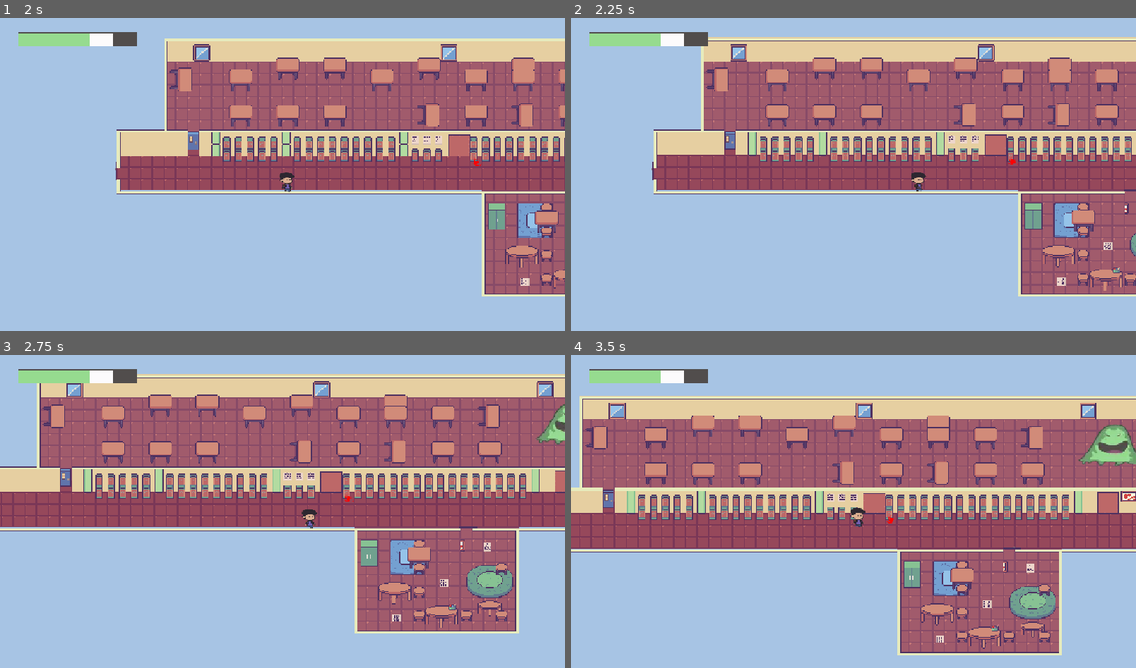
Above: before the commit, frames 1-4 (two rows, left to right).
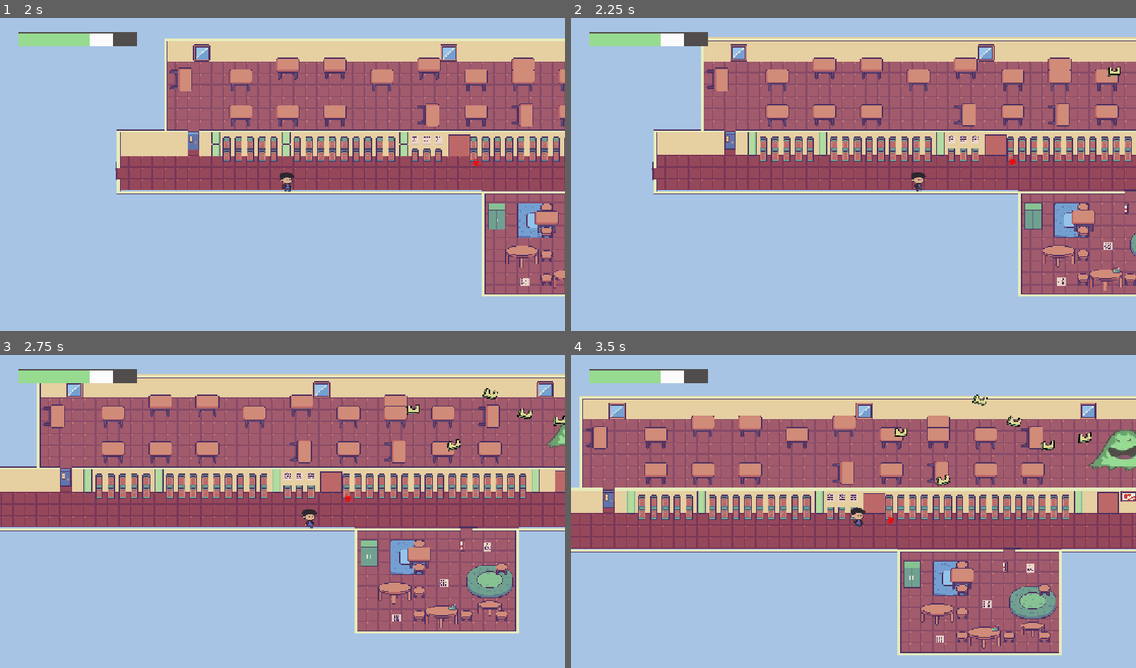
Above: after the commit, the same moments.

Repository: seat-gull/Sunny-Street-Daycare
Game: Godot game, scene res://scenes/game.tscn
The game is run twice, just before and just after one commit, with the same random seed, the same clock (stepped at 60 frames per second) and the same inputs. The engine's default icon, where the game draws it, is replaced by a stand-in: a white triangle on a blue panel in a dark square.
Inputs:
- Up to frame 1 (2 s): tap Enter at 0.5 s; hold D (move_right) 0.53-1.28 s; tap Space (dash) at 0.6 s; hold S (move_down) from 1.28 s (still down); tap E (interact) at 1.35 s
- Up to frame 2 (2.25 s): release S (move_down) at 2.03 s; hold D (move_right) from 2.03 s (still down); tap Space (dash) at 2.1 s
- Up to frame 3 (2.75 s): keep holding D (move_right)
- Up to frame 4 (3.5 s): release D (move_right) at 2.78 s; hold W (move_up) from 2.78 s (still down); tap E (interact) at 2.85 s

Frame 1 is identical in both runs. In frame 2, less than 0.1% of the frame differs, in the area x 94-98%, y 15-19%; in frame 3, 0.6%; in frame 4, 1.3%, in the area x 57-100%, y 12-43%.

Commit message:
blobby shoot

Diff:
--- a/animatable_body_2d.tscn
+++ b/scenes/blobby.tscn
@@ -1,33 +1,34 @@
 [gd_scene format=3 uid="uid://cww536ynjjuww"]
 
-[ext_resource type="Texture2D" uid="uid://dvft42hocxnya" path="res://assets/bloby idle & ded.webp" id="1_s2ghs"]
+[ext_resource type="Script" uid="uid://pyknw4nh7lnl" path="res://scripts/blobby.gd" id="1_oiati"]
+[ext_resource type="Texture2D" uid="uid://dvft42hocxnya" path="res://assets/bloby idle & ded.webp" id="2_nwil0"]
 
 [sub_resource type="AtlasTexture" id="AtlasTexture_v7f7r"]
-atlas = ExtResource("1_s2ghs")
+atlas = ExtResource("2_nwil0")
 region = Rect2(0, 74, 102, 74)
 
 [sub_resource type="AtlasTexture" id="AtlasTexture_qosj7"]
-atlas = ExtResource("1_s2ghs")
+atlas = ExtResource("2_nwil0")
 region = Rect2(102, 74, 102, 74)
 
 [sub_resource type="AtlasTexture" id="AtlasTexture_x0tpy"]
-atlas = ExtResource("1_s2ghs")
+atlas = ExtResource("2_nwil0")
 region = Rect2(204, 74, 102, 74)
 
 [sub_resource type="AtlasTexture" id="AtlasTexture_t54ft"]
-atlas = ExtResource("1_s2ghs")
+atlas = ExtResource("2_nwil0")
 region = Rect2(306, 74, 102, 74)
 
 [sub_resource type="AtlasTexture" id="AtlasTexture_3pgvb"]
-atlas = ExtResource("1_s2ghs")
+atlas = ExtResource("2_nwil0")
 region = Rect2(408, 74, 102, 74)
 
 [sub_resource type="AtlasTexture" id="AtlasTexture_igkuh"]
-atlas = ExtResource("1_s2ghs")
+atlas = ExtResource("2_nwil0")
 region = Rect2(0, 0, 102, 74)
 
 [sub_resource type="AtlasTexture" id="AtlasTexture_otwup"]
-atlas = ExtResource("1_s2ghs")
+atlas = ExtResource("2_nwil0")
 region = Rect2(102, 0, 102, 74)
 
 [sub_resource type="SpriteFrames" id="SpriteFrames_1vivr"]
@@ -68,6 +69,7 @@
 radius = 27.0
 
 [node name="blobby" type="AnimatableBody2D" unique_id=1141341022]
+script = ExtResource("1_oiati")
 
 [node name="animation" type="AnimatedSprite2D" parent="." unique_id=467976783]
 sprite_frames = SubResource("SpriteFrames_1vivr")
@@ -78,3 +80,7 @@
 [node name="CollisionShape2D" type="CollisionShape2D" parent="." unique_id=754747847]
 position = Vector2(5, 1)
 shape = SubResource("CircleShape2D_1vivr")
+
+[node name="ShootTimer" type="Timer" parent="." unique_id=1963709608]
+
+[connection signal="timeout" from="ShootTimer" to="." method="_on_shoot_timer_timeout"]
--- /dev/null
+++ b/scenes/bullet.tscn
@@ -0,0 +1,21 @@
+[gd_scene format=3 uid="uid://csnfvu1x2wnra"]
+
+[ext_resource type="Script" uid="uid://cpnl7rgco84pi" path="res://scripts/bullet.gd" id="1_v8qja"]
+[ext_resource type="Texture2D" uid="uid://dym07snio46m0" path="res://assets/toy blocks.webp" id="2_t4vbm"]
+
+[sub_resource type="AtlasTexture" id="AtlasTexture_xduwj"]
+atlas = ExtResource("2_t4vbm")
+region = Rect2(0, 0, 51.33336, 49)
+
+[node name="Bullet" type="Node2D" unique_id=602451810]
+script = ExtResource("1_v8qja")
+
+[node name="Sprite2D" type="Sprite2D" parent="." unique_id=557075936]
+scale = Vector2(0.4, 0.4)
+texture = SubResource("AtlasTexture_xduwj")
+
+[node name="KillTimer" type="Timer" parent="." unique_id=1340946196]
+wait_time = 10.0
+autostart = true
+
+[connection signal="timeout" from="KillTimer" to="." method="_on_kill_timer_timeout"]
--- a/scenes/game.tscn
+++ b/scenes/game.tscn
@@ -1,11 +1,11 @@
 [gd_scene format=4 uid="uid://cw3ayyv8ksl8n"]
 
 [ext_resource type="PackedScene" uid="uid://bgrwkcyoeatql" path="res://scenes/player.tscn" id="1_uwrxv"]
-[ext_resource type="PackedScene" uid="uid://cww536ynjjuww" path="res://animatable_body_2d.tscn" id="2_lbhrr"]
 [ext_resource type="PackedScene" uid="uid://dwwow6s78ss53" path="res://scenes/textbox.tscn" id="2_yqjtg"]
 [ext_resource type="Texture2D" uid="uid://bhfmsqtq7f57b" path="res://assets/tilesheet.png" id="3_lnu2h"]
 [ext_resource type="Script" uid="uid://bhqi8dnjbtu1y" path="res://scripts/ui.gd" id="5_p57ef"]
 [ext_resource type="PackedScene" uid="uid://chpw1ieoo27vk" path="res://scenes/health_bar.tscn" id="6_u5sy4"]
+[ext_resource type="PackedScene" uid="uid://cww536ynjjuww" path="res://scenes/blobby.tscn" id="7_gee14"]
 [ext_resource type="Script" uid="uid://bacodlv4loo6a" path="res://scripts/doors.gd" id="7_u5sy4"]
 
 [sub_resource type="TileSetAtlasSource" id="TileSetAtlasSource_lbhrr"]
@@ -203,9 +203,6 @@
 tile_map_data = PackedByteArray("AAAIAAUAAQADAAIAAAAJAAUAAQADAAIAAAAKAAUAAQADAAIAAAALAAUAAQADAAIAAAAMAAUAAQADAAIAAAANAA …(6960 unchanged characters)…
 tile_set = SubResource("TileSet_lbhrr")
 
-[node name="blobby" parent="TileMapLayer" unique_id=1141341022 instance=ExtResource("2_lbhrr")]
-position = Vector2(689, 33)
-
 [node name="player" parent="." unique_id=888699418 instance=ExtResource("1_uwrxv")]
 position = Vector2(-82, 140)
 
@@ -241,3 +238,6 @@
 [node name="CollisionShape2D" type="CollisionShape2D" parent="opendoor" unique_id=918836586]
 position = Vector2(0, -1.25)
 shape = SubResource("RectangleShape2D_xduwj")
+
+[node name="blobby" parent="." unique_id=1141341022 instance=ExtResource("7_gee14")]
+position = Vector2(703, 39)
--- /dev/null
+++ b/scripts/blobby.gd
@@ -0,0 +1,36 @@
+extends AnimatableBody2D
+
+const bullet_scene = preload("res://scenes/bullet.tscn")
+
+@onready var shoot_timer = $ShootTimer
+
+@export var shooter_timer_wait_time: float = 0.5
+@export var step_height: float = 20.0
+@export var start_height: float = -30.0
+@export var left_angle_spread: float = 20.0
+
+var height_pattern = [0, 0.5, 1, 1.5, 1, 0.5,0]
+var shot_count: int = 0
+
+@export var bullet_textures: Array[Texture2D] = []
+
+func _ready() -> void:
+	shoot_timer.wait_time = shooter_timer_wait_time
+	shoot_timer.timeout.connect(_on_shoot_timer_timeout)
+	shoot_timer.start()
+
+
+func _on_shoot_timer_timeout() -> void:
+	var bullet = bullet_scene.instantiate()
+	get_tree().current_scene.add_child(bullet)
+
+	var height_step = height_pattern[shot_count]
+	bullet.global_position = global_position + Vector2(0,start_height + height_step * step_height)
+
+	bullet.global_rotation = deg_to_rad(
+		180.0 + randf_range(-left_angle_spread, left_angle_spread))
+
+	if bullet_textures.size() > 0:
+		bullet.set_bullet_texture(bullet_textures.pick_random())
+
+	shot_count = (shot_count + 1) % height_pattern.size()
--- /dev/null
+++ b/scripts/bullet.gd
@@ -0,0 +1,18 @@
+
+extends Node2D
+
+const speed = 100
+
+@onready var sprite: Sprite2D = $Sprite2D
+
+
+func set_bullet_texture(new_texture: Texture2D) -> void:
+	sprite.texture = new_texture
+
+
+func _process(delta: float) -> void:
+	position += transform.x * speed * delta
+
+
+func _on_kill_timer_timeout() -> void:
+	queue_free()
Not shown, added: scripts/blobby.gd.uid
Not shown, added: scripts/bullet.gd.uid
